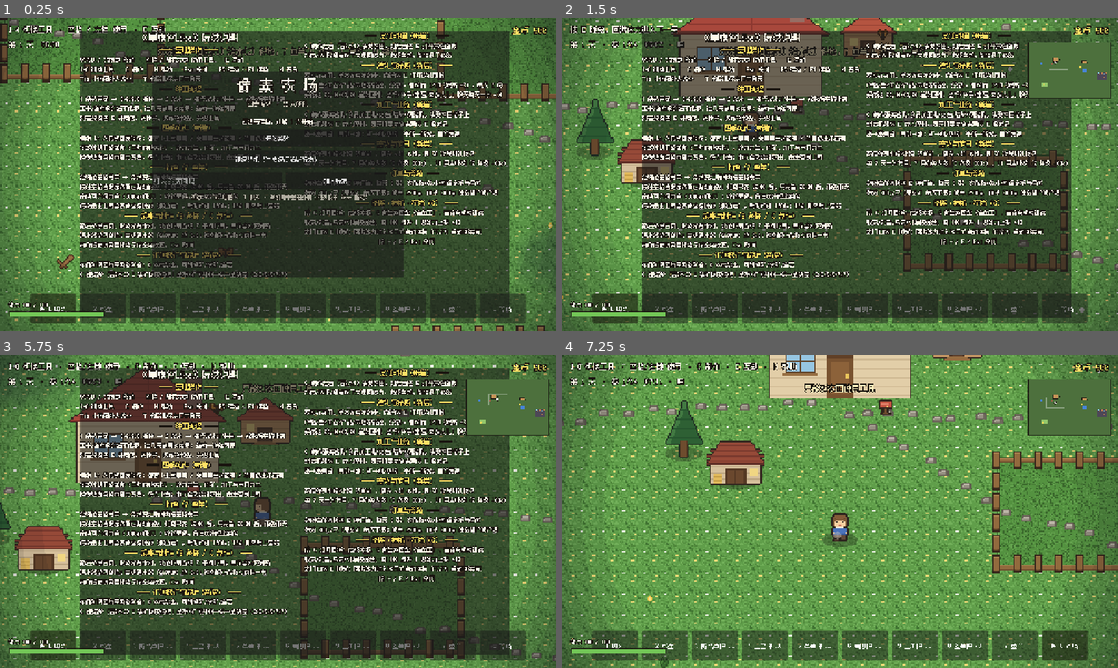
Above: before the commit, frames 1-4 (two rows, left to right).
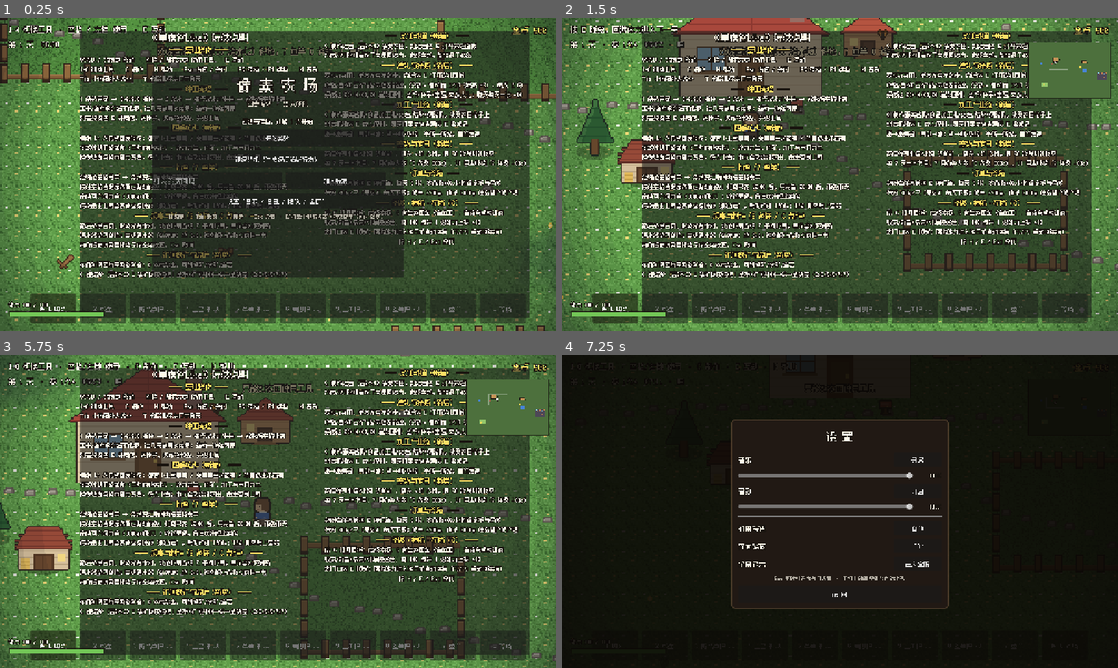
Above: after the commit, the same moments.

Repository: 192aaa/stardew-like
Game: Godot game, scene res://scenes/main.tscn
Two runs of this game, one before a commit and one after it. Both use one fixed random seed, a clock stepped at 60 frames per second and the inputs below.
Inputs (mouse positions are in pixels of both pictures, inside the frame that each line leads up to):
- Up to frame 1 (0.25 s): no input
- Up to frame 2 (1.5 s): click (778, 180) at 0.52 s; type "12" at 0.6 s; click "开始游戏" at 1.25 s
- Up to frame 3 (5.75 s): move the mouse to (400, 495) at 2.02 s; hold D (move_right) 2.03-2.78 s; hold Space (use) 2.03-2.78 s; click (400, 495) at 2.17 s; move the mouse to (166, 527) at 2.77 s; hold S (move_down) 2.78-3.53 s; tap T (chat) at 2.85 s; click (166, 527) at 2.92 s; tap Space (use) every 0.75 s from 3.05 to 5.3 s; move the mouse to (333, 442) at 3.52 s; hold D (move_right) 3.53-4.28 s; hold G (codex) 3.53-4.28 s; click (333, 442) at 3.67 s; move the mouse to (250, 574) at 4.27 s; hold W (move_up) 4.28-5.03 s; tap C (craft) at 4.35 s; click (250, 574) at 4.42 s; move the mouse to (444, 558) at 5.02 s; hold A (move_left) from 5.03 s (still down); hold E (interact) from 5.03 s (still down); click (444, 558) at 5.17 s; tap H (help) at 5.65 s
- Up to frame 4 (7.25 s): move the mouse to (673, 464) at 5.77 s; release E (interact) at 5.78 s; tap 1 (tool_1) at 5.85 s; click (673, 464) at 5.92 s; tap Space (use) at 6.05, 6.8 s; tap M (mute) at 6.4 s; move the mouse to (867, 511) at 6.52 s; release A (move_left) at 6.53 s; hold S (move_down) from 6.53 s (still down); hold 0 (tool_10) from 6.53 s (still down); click (867, 511) at 6.67 s; tap Escape (ui_cancel) at 7.15 s

The runs differ from the first frame. In frame 1, 12% of the frame differs, in the area x 22-96%, y 4-96%; in frame 2, 12%; in frame 3, 12%; in frame 4, 99%, in the area x 0-100%, y 0-100%.

Commit message:
新增设置界面：音乐/音效开关与音量、触屏按钮、界面缩放、全屏，配置持久化

Diff:
--- a/scripts/main.gd
+++ b/scripts/main.gd
@@ -241,6 +241,20 @@
 var _chat_log: VBoxContainer
 var _chat_input: LineEdit
 var _chat_open := false
+
+# 设置面板（音乐/音效/触屏按钮/UI 缩放/全屏），配置由 Save 持久化
+var settings_open := false
+var _settings_panel: PanelContainer
+var _settings_dim: ColorRect
+var _set_music_btn: Button
+var _set_sfx_btn: Button
+var _set_touch_btn: Button
+var _set_scale_btn: Button
+var _set_fs_btn: Button
+var _set_music_slider: HSlider
+var _set_sfx_slider: HSlider
+var _set_music_pct: Label
+var _set_sfx_pct: Label
 
 
 func _ready() -> void:
@@ -297,6 +311,9 @@
 	Net.peer_joined.connect(_on_peer_joined)
 	Net.peer_left.connect(_on_peer_left)
 	_build_boot()
+	_build_settings()
+	_apply_settings()
+	get_viewport().size_changed.connect(_apply_ui_scale)
 
 
 func _process(delta: float) -> void:
@@ -354,6 +371,9 @@
 		_switch_tool(Tool.SEED_BLUE)
 	elif event.is_action_pressed("mute"):
 		var m: bool = Music.toggle_mute()
+		Save.set_setting("music_on", not m)  # 与设置面板共用同一状态并落盘
+		if settings_open:
+			_refresh_settings_ui()
 		_toast("背景音乐已%s（M 切换）" % ("开启" if not m else "关闭"))
 	elif event.is_action_pressed("codex"):
 		_toggle_dex(not dex_open)
@@ -377,6 +397,8 @@
 		if not sleeping and not Net.is_guest():
 			_do_load()
 	elif event.is_action_pressed("use"):
+		if settings_open:
+			return
 		if help_open:
 			_toggle_help(false)
 		elif dex_open:
@@ -405,6 +427,8 @@
 	elif event.is_action_pressed("ui_cancel"):
 		if _chat_open:
 			_chat_close()
+		elif settings_open:
+			_toggle_settings(false)
 		elif help_open:
 			_toggle_help(false)
 		elif dex_open:
@@ -423,10 +447,12 @@
 			_toggle_dialog(false)
 		elif place_mode != "":
 			_cancel_place()
+		else:
+			_toggle_settings(true)
 	elif event is InputEventMouseButton and event.button_index == MOUSE_BUTTON_LEFT \
 			and event.pressed and not shop_open and not craft_open \
 			and not orders_open and not dex_open and place_mode == "" \
-			and not cook_open and not gift_open:
+			and not cook_open and not gift_open and not settings_open:
 		_use_tool()
 
 
@@ -1232,6 +1258,8 @@
 
 ## 关闭所有已打开的面板（睡觉/联机读档前调用）
 func _close_panels() -> void:
+	if settings_open:
+		_toggle_settings(false)
 	if shop_open:
 		_toggle_shop(false)
 	if craft_open:
@@ -2666,7 +2694,7 @@
 	col_l.add_child(title)
 	_help_section(col_l, "基础操作", [
 		"WASD / 方向键 移动　　空格 / 鼠标左键 使用工具　　E 互动",
-		"1-0 切换工具　　C 制作　　H 帮助　　Esc 关闭　　F5 存档 / F9 读档　　M 音乐",
+		"1-0 切换工具　　C 制作　　H 帮助　　Esc 设置 / 关闭　　F5 存档 / F9 读档　　M 音乐",
 		"Tab 小地图放大缩小　　T 和联机好友打字聊天",
 	])
 	_help_section(col_l, "种田流程", [
@@ -2738,6 +2766,254 @@
 func _toggle_help(open: bool) -> void:
 	help_open = open
 	help_panel.visible = open
+
+
+# ---------- 设置面板 ----------
+
+## 设置面板：音乐/音效开关与音量、触屏按钮、界面缩放、全屏、返回
+func _build_settings() -> void:
+	# 半透明黑色遮罩：压暗背后画面、挡住点击穿透（鼠标事件由它吸收）
+	_settings_dim = ColorRect.new()
+	_settings_dim.process_mode = Node.PROCESS_MODE_ALWAYS
+	_settings_dim.anchor_right = 1.0
+	_settings_dim.anchor_bottom = 1.0
+	_settings_dim.color = Color(0.04, 0.03, 0.02, 0.92)
+	_settings_dim.mouse_filter = Control.MOUSE_FILTER_STOP
+	_settings_dim.visible = false
+	$UI.add_child(_settings_dim)
+	_settings_panel = PanelContainer.new()
+	_settings_panel.process_mode = Node.PROCESS_MODE_ALWAYS
+	_settings_panel.anchor_left = 0.5
+	_settings_panel.anchor_top = 0.5
+	_settings_panel.anchor_right = 0.5
+	_settings_panel.anchor_bottom = 0.5
+	_settings_panel.offset_left = -250.0
+	_settings_panel.offset_top = -212.0
+	_settings_panel.offset_right = 250.0
+	_settings_panel.offset_bottom = 212.0
+	_settings_panel.visible = false
+	# 实色底板：设置面板盖在压暗的场景/标题之上，避免下层文字透出来
+	var sb := StyleBoxFlat.new()
+	sb.bg_color = Color(0.13, 0.1, 0.08, 0.98)
+	sb.border_color = Color(0.36, 0.28, 0.2)
+	sb.set_border_width_all(2)
+	sb.set_corner_radius_all(8)
+	sb.content_margin_left = 16.0
+	sb.content_margin_right = 16.0
+	sb.content_margin_top = 14.0
+	sb.content_margin_bottom = 14.0
+	_settings_panel.add_theme_stylebox_override("panel", sb)
+	$UI.add_child(_settings_panel)
+	var vb := VBoxContainer.new()
+	vb.add_theme_constant_override("separation", 9)
+	_settings_panel.add_child(vb)
+	var pad := Control.new()
+	pad.custom_minimum_size = Vector2(460, 0)
+	vb.add_child(pad)
+	var title := _mk_label("设 置", 24)
+	title.horizontal_alignment = HORIZONTAL_ALIGNMENT_CENTER
+	vb.add_child(title)
+	vb.add_child(HSeparator.new())
+	# 音乐
+	var row_m := _settings_row(vb, "音乐")
+	_set_music_btn = _mk_btn("开启")
+	_set_music_btn.custom_minimum_size = Vector2(110, 32)
+	_set_music_btn.pressed.connect(_on_music_toggle)
+	row_m.add_child(_set_music_btn)
+	var pair_m := _settings_slider(vb, _on_music_volume)
+	_set_music_slider = pair_m[0]
+	_set_music_pct = pair_m[1]
+	# 音效
+	var row_s := _settings_row(vb, "音效")
+	_set_sfx_btn = _mk_btn("开启")
+	_set_sfx_btn.custom_minimum_size = Vector2(110, 32)
+	_set_sfx_btn.pressed.connect(_on_sfx_toggle)
+	row_s.add_child(_set_sfx_btn)
+	var pair_s := _settings_slider(vb, _on_sfx_volume)
+	_set_sfx_slider = pair_s[0]
+	_set_sfx_pct = pair_s[1]
+	vb.add_child(HSeparator.new())
+	# 触屏按钮 / 界面缩放 / 全屏
+	var row_t := _settings_row(vb, "触屏按钮")
+	_set_touch_btn = _mk_btn("自动")
+	_set_touch_btn.custom_minimum_size = Vector2(110, 32)
+	_set_touch_btn.pressed.connect(_on_touch_cycle)
+	row_t.add_child(_set_touch_btn)
+	var row_c := _settings_row(vb, "界面缩放")
+	_set_scale_btn = _mk_btn("100%")
+	_set_scale_btn.custom_minimum_size = Vector2(110, 32)
+	_set_scale_btn.pressed.connect(_on_scale_cycle)
+	row_c.add_child(_set_scale_btn)
+	var row_f := _settings_row(vb, "全屏显示")
+	_set_fs_btn = _mk_btn("进入全屏")
+	_set_fs_btn.custom_minimum_size = Vector2(110, 32)
+	_set_fs_btn.pressed.connect(_on_fullscreen_toggle)
+	row_f.add_child(_set_fs_btn)
+	var tip := _mk_label("Esc 随时打开或关闭设置 · 手机上触屏按钮会自动出现", 12)
+	tip.horizontal_alignment = HORIZONTAL_ALIGNMENT_CENTER
+	tip.custom_minimum_size = Vector2(460, 0)
+	tip.autowrap_mode = TextServer.AUTOWRAP_WORD_SMART
+	tip.modulate = Color(1, 1, 1, 0.66)
+	vb.add_child(tip)
+	var back := _mk_btn("返 回")
+	back.custom_minimum_size = Vector2(0, 40)
+	back.pressed.connect(func() -> void: _toggle_settings(false))
+	vb.add_child(back)
+
+
+## 一行设置项：左侧标题 + 右侧按钮（返回容器供调用方追加控件）
+func _settings_row(vb: VBoxContainer, title: String) -> HBoxContainer:
+	var h := HBoxContainer.new()
+	h.add_theme_constant_override("separation", 10)
+	vb.add_child(h)
+	var l := _mk_label(title, 16)
+	l.custom_minimum_size = Vector2(120, 0)
+	h.add_child(l)
+	var spacer := Control.new()
+	spacer.size_flags_horizontal = Control.SIZE_EXPAND_FILL
+	h.add_child(spacer)
+	return h
+
+
+## 音量滑条 + 百分比文字，返回 [HSlider, Label]
+func _settings_slider(vb: VBoxContainer, on_change: Callable) -> Array:
+	var h := HBoxContainer.new()
+	h.add_theme_constant_override("separation", 10)
+	vb.add_child(h)
+	var s := HSlider.new()
+	s.min_value = 0.0
+	s.max_value = 100.0
+	s.step = 5.0
+	s.custom_minimum_size = Vector2(0, 22)
+	s.size_flags_horizontal = Control.SIZE_EXPAND_FILL
+	h.add_child(s)
+	var pct := _mk_label("100%", 13)
+	pct.custom_minimum_size = Vector2(56, 0)
+	pct.horizontal_alignment = HORIZONTAL_ALIGNMENT_RIGHT
+	h.add_child(pct)
+	s.value_changed.connect(on_change)
+	return [s, pct]
+
+
+func _toggle_settings(open: bool) -> void:
+	if open and not settings_open:
+		# 打开前先收起其它面板（此刻 settings_open 仍为 false，_close_panels 不会误关自己）
+		_close_panels()
+	settings_open = open
+	if _settings_dim != null:
+		_settings_dim.visible = open
+	if _settings_panel != null:
+		_settings_panel.visible = open
+	if open:
+		_refresh_settings_ui()
+
+
+## 把面板上的按钮/滑条状态刷成当前实际配置
+func _refresh_settings_ui() -> void:
+	if _settings_panel == null:
+		return
+	_set_music_btn.text = "关闭" if Music.muted else "开启"
+	_set_sfx_btn.text = "开启" if _sfx_on() else "关闭"
+	var mv := int(roundf(Music.volume * 100.0))
+	var sv := int(roundf(float(Save.setting("sfx_vol", 1.0)) * 100.0))
+	_set_music_slider.set_value_no_signal(mv)
+	_set_music_pct.text = "%d%%" % mv
+	_set_sfx_slider.set_value_no_signal(sv)
+	_set_sfx_pct.text = "%d%%" % sv
+	_set_touch_btn.text = _touch_label()
+	_set_scale_btn.text = "%d%%" % int(roundf(float(Save.setting("ui_scale", 1.0)) * 100.0))
+	var fs: bool = DisplayServer.window_get_mode() == DisplayServer.WINDOW_MODE_FULLSCREEN
+	_set_fs_btn.text = "退出全屏" if fs else "进入全屏"
+
+
+## 启动时把已保存的配置应用到各系统
+func _apply_settings() -> void:
+	Music.volume = clampf(float(Save.setting("music_vol", 1.0)), 0.0, 1.0)
+	Music.set_muted(not bool(Save.setting("music_on", false)))
+	Music.apply_volume()
+	_sfx_apply()
+	_apply_ui_scale()
+
+
+## 音效：开关决定是否出声，滑条数值单独记住（关掉再开音量不丢）
+func _sfx_on() -> bool:
+	return bool(Save.setting("sfx_on", true))
+
+
+func _sfx_apply() -> void:
+	var v := clampf(float(Save.setting("sfx_vol", 1.0)), 0.0, 1.0)
+	Sfx.volume = v if _sfx_on() else 0.0
+
+
+func _on_music_toggle() -> void:
+	var on := not bool(Save.setting("music_on", false))
+	Save.set_setting("music_on", on)
+	Music.set_muted(not on)
+	_refresh_settings_ui()
+
+
+func _on_music_volume(v: float) -> void:
+	Music.volume = clampf(v / 100.0, 0.0, 1.0)
+	Save.set_setting("music_vol", Music.volume)
+	Music.apply_volume()
+	_set_music_pct.text = "%d%%" % int(v)
+
+
+func _on_sfx_toggle() -> void:
+	var on := not _sfx_on()
+	Save.set_setting("sfx_on", on)
+	_sfx_apply()
+	_refresh_settings_ui()
+	if on:
+		Sfx.play("coin", -8.0)  # 开启时给一声试听
+
+
+func _on_sfx_volume(v: float) -> void:
+	Save.set_setting("sfx_vol", clampf(v / 100.0, 0.0, 1.0))
+	_sfx_apply()
+	_set_sfx_pct.text = "%d%%" % int(v)
+	Sfx.play("pick", -10.0)  # 拖动时试听（静音时 play 内部会直接返回）
+
+
+func _touch_label() -> String:
+	var mode := String(Save.setting("touch_buttons", "auto"))
+	if mode == "on":
+		return "强制开"
+	if mode == "off":
+		return "关闭"
+	return "自动"
+
+
+## 触屏按钮三态：自动（按设备检测）→ 强制开 → 关闭
+func _on_touch_cycle() -> void:
+	var cur := String(Save.setting("touch_buttons", "auto"))
+	var next := "on" if cur == "auto" else ("off" if cur == "on" else "auto")
+	Save.set_setting("touch_buttons", next)
+	_refresh_settings_ui()
+
+
+## 界面缩放三档：100% → 115% → 130%（只放大 UI 层，世界画面不变）
+func _on_scale_cycle() -> void:
+	var cur := float(Save.setting("ui_scale", 1.0))
+	var next := 1.15 if cur < 1.05 else (1.3 if cur < 1.25 else 1.0)
+	Save.set_setting("ui_scale", next)
+	_apply_ui_scale()
+	_refresh_settings_ui()
+
+
+func _apply_ui_scale() -> void:
+	var s := clampf(float(Save.setting("ui_scale", 1.0)), 1.0, 1.3)
+	var center := get_viewport().get_visible_rect().size * 0.5
+	# CanvasLayer 以左上角为原点缩放，用 offset 把锚点挪到屏幕中心
+	$UI.scale = Vector2(s, s)
+	$UI.offset = center * (1.0 - s)
+
+
+func _on_fullscreen_toggle() -> void:
+	var fs: bool = DisplayServer.window_get_mode() == DisplayServer.WINDOW_MODE_FULLSCREEN
+	var mode := DisplayServer.WINDOW_MODE_WINDOWED if fs else DisplayServer.WINDOW_MODE_FULLSCREEN
+	DisplayServer.window_set_mode(mode)
+	_refresh_settings_ui()
 
 
 # ---------- HUD ----------
@@ -3607,7 +3883,11 @@
 	b_join.custom_minimum_size = Vector2(230, 40)
 	b_join.pressed.connect(_boot_join)
 	row.add_child(b_join)
-	var tip := _mk_label("H 帮助 · Tab 地图 · T 聊天 · 联机需中继服务器（网页版用 ?ws= 指定）", 12)
+	var b_opt := _mk_btn("设置（音乐 / 音量 / 缩放 / 全屏）")
+	b_opt.custom_minimum_size = Vector2(0, 36)
+	b_opt.pressed.connect(func() -> void: _toggle_settings(true))
+	vb.add_child(b_opt)
+	var tip := _mk_label("H 帮助 · Tab 地图 · T 聊天 · Esc 设置 · 联机需中继服务器（网页版用 ?ws= 指定）", 12)
 	tip.horizontal_alignment = HORIZONTAL_ALIGNMENT_CENTER
 	tip.autowrap_mode = TextServer.AUTOWRAP_WORD_SMART
 	tip.custom_minimum_size = Vector2(540, 0)
--- a/scripts/music.gd
+++ b/scripts/music.gd
@@ -5,7 +5,8 @@
 const NIGHT_DB := -9.0
 const RAIN_DB := -13.0
 
-var muted := true  # BGM 与雨声默认关闭，按 M 开启
+var muted := true  # BGM 与雨声默认关闭，按 M 或设置面板开启
+var volume := 1.0  # 音乐音量 0~1，设置面板调节
 
 var _day: AudioStreamPlayer
 var _night: AudioStreamPlayer
@@ -30,7 +31,37 @@
 			_crossfade(_day if ph == "day" else _night, _night if ph == "day" else _day)
 	if raining != _rain_on:
 		_rain_on = raining
-		_fade(_rain, RAIN_DB if raining and not muted else -60.0, 1.2)
+		_fade(_rain, _rain_db(), 1.2)
+
+
+## 设置面板用：直接指定静音状态（内部复用 M 键那套淡入淡出）
+func set_muted(v: bool) -> void:
+	if v != muted:
+		toggle_mute()
+
+
+## 设置面板用：调完音量后把当前曲目推到新目标音量
+func apply_volume() -> void:
+	if muted:
+		return
+	var cur := _phase_day()
+	if cur.playing:
+		_fade(cur, _bgm_db(cur), 0.15)
+	if _rain.playing:
+		_fade(_rain, _rain_db(), 0.15)
+
+
+## 音量系数换算成 dB 偏移（0 视为完全静音）
+func _vol_db() -> float:
+	return linear_to_db(clampf(volume, 0.001, 1.0))
+
+
+func _bgm_db(p: AudioStreamPlayer) -> float:
+	return (DAY_DB if p == _day else NIGHT_DB) + _vol_db()
+
+
+func _rain_db() -> float:
+	return (RAIN_DB + _vol_db()) if (_rain_on and not muted) else -60.0
 
 
 func toggle_mute() -> bool:
@@ -41,8 +72,8 @@
 		_fade(_rain, -60.0, 0.4)
 	else:
 		var cur := _phase_day()
-		_fade(cur, DAY_DB if cur == _day else NIGHT_DB, 0.6, true)
-		_fade(_rain, RAIN_DB if _rain_on else -60.0, 0.6)
+		_fade(cur, _bgm_db(cur), 0.6, true)
+		_fade(_rain, _rain_db(), 0.6)
 	return muted
 
 
@@ -68,7 +99,7 @@
 		fin.play()
 	_fade(fout, -60.0, 1.6)
 	if not muted:
-		_fade(fin, DAY_DB if fin == _day else NIGHT_DB, 1.6)
+		_fade(fin, _bgm_db(fin), 1.6)
 
 
 func _fade(p: AudioStreamPlayer, target_db: float, dur: float, and_play := false) -> void:
--- a/scripts/save.gd
+++ b/scripts/save.gd
@@ -2,9 +2,29 @@
 ## 存档存储层（自动加载）：Web 端走 localStorage（FileAccess user:// 在浏览器
 ## 刷新后会丢，不可靠），桌面端走 user://save.json；内容为 JSON 字符串，
 ## 由 main.gd 负责组装与应用
+## 另含通用设置 KV（音量/触屏/缩放等），与存档分开存放，不随清档丢失
 
 const KEY := "stardew_save_v1"
 const SAVE_PATH := "user://save.json"
+const SETTINGS_KEY := "stardew_settings_v1"
+const SETTINGS_PATH := "user://settings.cfg"
+
+var _settings := {}
+
+
+func _ready() -> void:
+	_settings = _settings_load()
+
+
+## 读取一项设置（不存在时返回默认值）
+func setting(key: String, def: Variant = null) -> Variant:
+	return _settings.get(key, def)
+
+
+## 写入一项设置并立即落盘
+func set_setting(key: String, value: Variant) -> void:
+	_settings[key] = value
+	_settings_store()
 
 
 func has_save() -> bool:
@@ -37,3 +57,38 @@
 	if f == null:
 		return ""
 	return f.get_as_text()
+
+
+## 设置读盘：解析失败或格式不对一律当作空配置
+func _settings_load() -> Dictionary:
+	var text := ""
+	if OS.has_feature("web"):
+		var ls: Variant = JavaScriptBridge.get_interface("localStorage")
+		if ls == null:
+			return {}
+		var v: Variant = ls.getItem(SETTINGS_KEY)
+		text = String(v) if v != null else ""
+	else:
+		var f := FileAccess.open(SETTINGS_PATH, FileAccess.READ)
+		if f == null:
+			return {}
+		text = f.get_as_text()
+		f.close()
+	if text.strip_edges() == "":
+		return {}
+	var d: Variant = JSON.parse_string(text)
+	return d if typeof(d) == TYPE_DICTIONARY else {}
+
+
+func _settings_store() -> void:
+	var text := JSON.stringify(_settings)
+	if OS.has_feature("web"):
+		var ls: Variant = JavaScriptBridge.get_interface("localStorage")
+		if ls != null:
+			ls.setItem(SETTINGS_KEY, text)
+		return
+	var f := FileAccess.open(SETTINGS_PATH, FileAccess.WRITE)
+	if f == null:
+		return
+	f.store_string(text)
+	f.close()
--- a/scripts/sfx.gd
+++ b/scripts/sfx.gd
@@ -4,6 +4,7 @@
 var _streams := {}
 var _players: Array[AudioStreamPlayer] = []
 var _idx := 0
+var volume := 1.0  # 音效音量 0~1（0 即静音，设置面板调节）
 
 
 func _ready() -> void:
@@ -16,11 +17,11 @@
 
 
 func play(key: String, vol_db := 0.0, jitter := 0.05) -> void:
-	if not _streams.has(key):
+	if not _streams.has(key) or volume <= 0.001:
 		return
 	var p := _players[_idx]
 	_idx = (_idx + 1) % _players.size()
 	p.stream = _streams[key]
-	p.volume_db = vol_db
+	p.volume_db = vol_db + linear_to_db(clampf(volume, 0.001, 1.0))
 	p.pitch_scale = 1.0 + randf_range(-jitter, jitter)
 	p.play()
